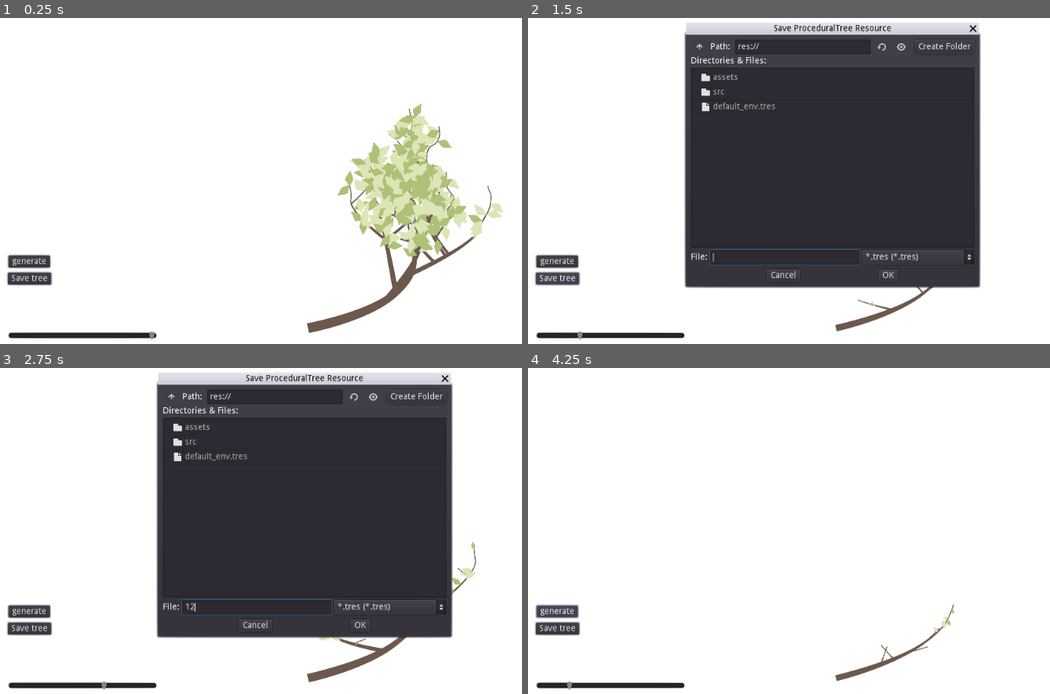
Above: before the commit, frames 1-4 (two rows, left to right).
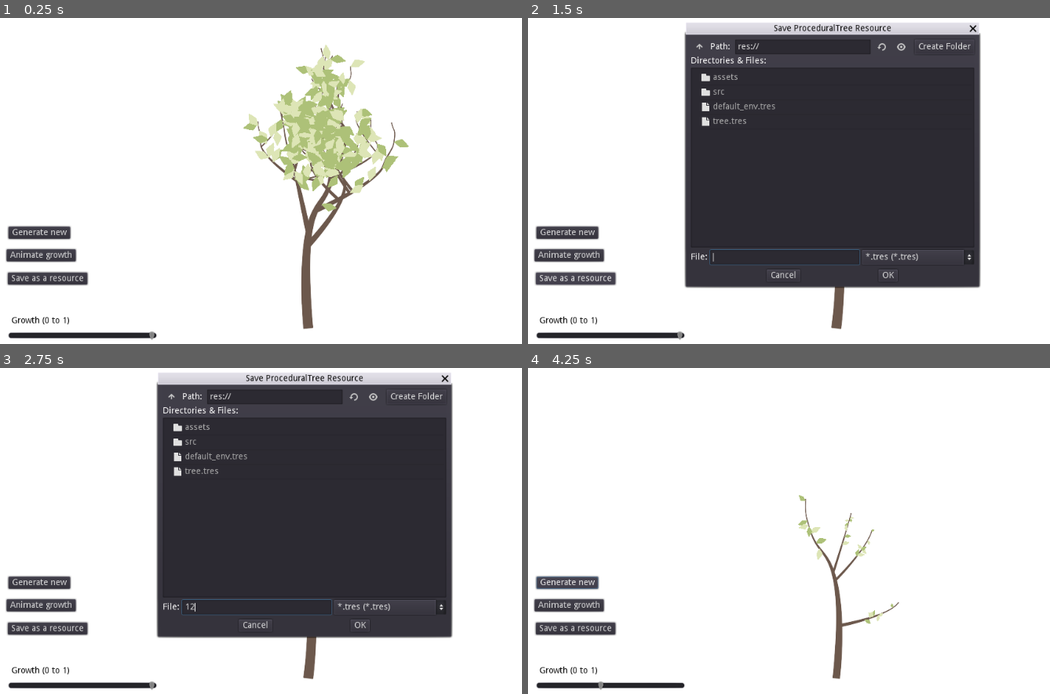
Above: after the commit, the same moments.

Repository: Ariorick/GodotLine2DTrees
Game: Godot game, scene res://src/Main.tscn
Two runs of this game, one before a commit and one after it. Both use one fixed random seed, a clock stepped at 60 frames per second and the inputs below.
Inputs (mouse positions are in pixels of both pictures, inside the frame that each line leads up to):
- Up to frame 1 (0.25 s): no input
- Up to frame 2 (1.5 s): click "generate" (after the commit: "Generate new") at 0.5 s; click "Save tree" (after the commit: "Save as a resource") at 1.25 s
- Up to frame 3 (2.75 s): click (255, 605) at 2.02 s; type "12" at 2.1 s
- Up to frame 4 (4.25 s): click (569, 605) at 2.75 s, where only the run after the commit has a clickable "Animate growth"; click "generate" (after the commit: "Generate new") at 3.5 s

The runs differ from the first frame. In frame 1, 15% of the frame differs, in the area x 1-97%, y 8-97%; in frame 2, 2.5%; in frame 3, 2.8%; in frame 4, 3.2%.

Commit message:
commented falling leaves and branches

Diff:
--- a/assets/tree2.tres
+++ /dev/null
@@ -1,6 +0,0 @@
-[gd_resource type="Resource" load_steps=2 format=2]
-
-[ext_resource path="res://src/Branch.gd" type="Script" id=1]
-
-[resource]
-script = ExtResource( 1 )
--- a/src/Main.gd
+++ b/src/Main.gd
@@ -9,9 +9,11 @@
 func _on_Button_pressed():
 	for tree in $Trees.get_children():
 		tree.generate()
+
+
+func _on_AnimateButton_pressed():
 	$AnimationPlayer.stop()
 	$AnimationPlayer.play("growth")
-
 
 func _on_HSlider_value_changed(value):
 	for tree in $Trees.get_children():
--- a/src/Main.tscn
+++ b/src/Main.tscn
@@ -1,8 +1,7 @@
-[gd_scene load_steps=6 format=2]
+[gd_scene load_steps=5 format=2]
 
 [ext_resource path="res://src/tree/ProceduralTree.tscn" type="PackedScene" id=1]
 [ext_resource path="res://src/Main.gd" type="Script" id=2]
-[ext_resource path="res://assets/images/leaf.png" type="Texture" id=3]
 
 [sub_resource type="Animation" id=2]
 resource_name = "RESET"
@@ -45,24 +44,27 @@
 
 [node name="ProceduralTree" parent="Trees" instance=ExtResource( 1 )]
 position = Vector2( 518, 574 )
-first_angle = 1.194
-trunk_color = Color( 0.423529, 0.345098, 0.298039, 1 )
-leaf_texture = ExtResource( 3 )
-leaf_scale = 0.09
 
 [node name="Button" type="Button" parent="."]
 margin_left = 29.0
-margin_top = 455.0
+margin_top = 408.0
 margin_right = 97.0
-margin_bottom = 475.0
-text = "generate"
+margin_bottom = 428.0
+text = "Generate new"
+
+[node name="AnimateButton" type="Button" parent="."]
+margin_left = 26.0
+margin_top = 445.0
+margin_right = 94.0
+margin_bottom = 465.0
+text = "Animate growth"
 
 [node name="SaveButton" type="Button" parent="."]
 margin_left = 28.0
 margin_top = 483.0
 margin_right = 99.0
 margin_bottom = 503.0
-text = "Save tree"
+text = "Save as a resource"
 
 [node name="AnimationPlayer" type="AnimationPlayer" parent="."]
 playback_speed = 0.3
@@ -90,7 +92,16 @@
 mode_overrides_title = false
 filters = PoolStringArray( "*.tres" )
 
+[node name="Label" type="Label" parent="."]
+margin_left = 34.0
+margin_top = 555.0
+margin_right = 129.0
+margin_bottom = 569.0
+custom_colors/font_color = Color( 0, 0, 0, 1 )
+text = "Growth (0 to 1)"
+
 [connection signal="pressed" from="Button" to="." method="_on_Button_pressed"]
+[connection signal="pressed" from="AnimateButton" to="." method="_on_AnimateButton_pressed"]
 [connection signal="pressed" from="SaveButton" to="." method="_on_SaveButton_pressed"]
 [connection signal="value_changed" from="HSlider" to="." method="_on_HSlider_value_changed"]
 [connection signal="file_selected" from="CanvasLayer/FileDialog" to="." method="_on_FileDialog_file_selected"]
--- a/src/tree/BranchLine2D.gd
+++ b/src/tree/BranchLine2D.gd
@@ -4,22 +4,23 @@
 # public vars
 var position_on_branch: float
 var order: int
-var viewport_container: ViewportContainer
 var leaf_count: int
 var leaf_texture: Texture
 var leaf_scale: float = 1.0
+var leaf_color1: Color
+var leaf_color2: Color
 var growth: float = 1.0
 
-var viewport: Viewport
 var tween: Tween
-var sprite: Sprite
 
 onready var start_width = width
 onready var start_position = position
 onready var path = points
 
+
+var broken := false
+
 func _ready():
-	viewport = viewport_container.get_child(0)
 	if order > 1:
 		tween = Tween.new()
 		add_child(tween)
@@ -32,7 +33,7 @@
 
 
 func add_sprite(position_on_branch: float, rotation: float):
-	sprite = LeafSprite.new()
+	var sprite = LeafSprite.new()
 	sprite.position_on_branch = position_on_branch
 	sprite.centered = false
 	sprite.z_index = 1
@@ -41,21 +42,28 @@
 	sprite.scale = Vector2.ONE * leaf_scale
 	sprite.rotation = rotation
 	if Random.boolean():
-		sprite.modulate = Color("#DDE5B6")
+		sprite.modulate = leaf_color1
 	else:
-		sprite.modulate = Color("#ADC178")
+		sprite.modulate = leaf_color2
 	add_child(sprite)
 
 func _process(delta):
+	#Branches braking off
+#	if OS.get_ticks_msec() > 10000 and order > 2 and randf() < 0.001:
+#		reparent()
+#		broken = true
+#	if broken:
+#		global_position += Vector2(-1, 3)
+#		rotation -= 0.01
+#		return
+
 	var own_growth = growth
 	var order_k = order + 1
 	if order_k > 1:
 		own_growth = max(0, growth * (order_k- 1) - (order_k-2))
 
 
-#	scale = Vector2.ONE * own_growth
 	var new_points = Array(path)
-#	points = PoolVector2Array(new_points.slice((path.size() - 1) * (1-own_growth), path.size() - 1))
 	points = PoolVector2Array(new_points.slice(0, (path.size() - 1) * (own_growth)))
 	position = start_position - points[0] * own_growth
 	width = start_width * own_growth
@@ -78,3 +86,10 @@
 
 func on_tween_completed(object, key):
 	start_tween()
+
+func reparent():
+	var saved_position = global_position
+	var new_parent = find_parent("TreeBase")
+	get_parent().remove_child(self)
+	new_parent.add_child(self)
+	global_position = saved_position
--- a/src/tree/LeafSprite.gd
+++ b/src/tree/LeafSprite.gd
@@ -3,19 +3,21 @@
 
 var position_on_branch: float
 onready var start_position = position
-onready var created_time = OS.get_ticks_msec()
 
 func _ready():
 	set_process(false)
-	yield(get_tree().create_timer(Random.f_range(1, 50)), "timeout")
+	# Falling leaves
+#	yield(get_tree().create_timer(Random.f_range(1, 50)), "timeout")
+#	reparent()
+#	set_process(true)
 
+func _process(delta):
+	rotation += 0.02
+	global_position += Vector2(-4, 1)
+
+func reparent():
 	var saved_position = global_position
 	var new_parent = find_parent("TreeBase")
 	get_parent().remove_child(self)
 	new_parent.add_child(self)
 	global_position = saved_position
-	set_process(true)
-
-func _process(delta):
-	rotation += 0.02
-	global_position += Vector2(-4, 1)
--- a/src/tree/ProceduralTree.gd
+++ b/src/tree/ProceduralTree.gd
@@ -13,11 +13,15 @@
 export(float, 0, 1000) var first_length = 200.0
 
 export var ___ = 'Visual Settings'
-export var trunk_color = Color.black
+export(float, 0, 1) var growth = 1.0
+
+export var trunk_color = Color("#6c584c")
+
 export(int, 0, 20) var leaf_count = 7
 export(Texture) var leaf_texture: Texture
 export(float, 0, 10) var leaf_scale = 1.0
-export(float, 0, 1) var growth = 1.0
+export(Color) var leaf_color1 = Color("#DDE5B6")
+export(Color) var leaf_color2 = Color("#ADC178")
 
 
 var root: BranchLine2D
@@ -34,10 +38,10 @@
 
 func draw():
 	delete_children($TreeBase)
-	delete_children($ViewportContainer/Viewport)
 	root = draw_branch(tree, null, null)
 
 
+# Create new Branch resource, representing the tree
 func create_tree(length: int, order: int) -> Branch:
 	var root := Branch.new()
 	root.order = order
@@ -67,13 +71,15 @@
 func _process(delta):
 	root.growth = pow(growth, 0.35)
 
+# Use Branch to make new Line2D's
 func draw_branch(branch: Branch, parent_line, parent_branch) -> BranchLine2D:
 	var line := BranchLine2D.new()
 	line.order = branch.order
-	line.viewport_container = $ViewportContainer
 	line.leaf_texture = leaf_texture
 	line.leaf_scale = leaf_scale
 	line.leaf_count = leaf_count
+	line.leaf_color1 = leaf_color1
+	line.leaf_color2 = leaf_color2
 
 	line.default_color = trunk_color
 	line.antialiased = true
--- a/src/tree/ProceduralTree.tscn
+++ b/src/tree/ProceduralTree.tscn
@@ -1,28 +1,11 @@
-[gd_scene load_steps=4 format=2]
+[gd_scene load_steps=3 format=2]
 
 [ext_resource path="res://src/tree/ProceduralTree.gd" type="Script" id=1]
-[ext_resource path="res://assets/images/big_circle.png" type="Texture" id=2]
-
-[sub_resource type="World" id=1]
+[ext_resource path="res://src/tree/leaf.png" type="Texture" id=2]
 
 [node name="ProceduralTree" type="Node2D"]
 script = ExtResource( 1 )
 leaf_texture = ExtResource( 2 )
-leaf_scale = 0.3
+leaf_scale = 0.09
 
 [node name="TreeBase" type="Node2D" parent="."]
-
-[node name="ViewportContainer" type="ViewportContainer" parent="."]
-modulate = Color( 0, 0.835294, 1, 0.780392 )
-margin_left = -550.0
-margin_top = -600.0
-margin_right = 474.0
-mouse_filter = 2
-
-[node name="Viewport" type="Viewport" parent="ViewportContainer"]
-size = Vector2( 1024, 600 )
-own_world = true
-world = SubResource( 1 )
-transparent_bg = true
-handle_input_locally = false
-render_target_update_mode = 3
--- /dev/null
+++ b/tree.tres
@@ -0,0 +1,402 @@
+[gd_resource type="Resource" load_steps=58 format=2]
+
+[ext_resource path="res://src/Branch.gd" type="Script" id=1]
+
+[sub_resource type="Resource" id=1]
+script = ExtResource( 1 )
+order = 4
+path = PoolVector2Array( 0, 0, -44.1259, -23.514, -42.8918, -48.4835, -43.1872, -65.1475, -41.4245, -77.5226 )
+start_in_parent = 0.474509
+branches = [  ]
+
+[sub_resource type="Resource" id=2]
+script = ExtResource( 1 )
+order = 4
+path = PoolVector2Array( 0, 0, -36.7235, -33.9321, -30.8845, -58.2406, -34.3846, -74.5356, -33.5217, -87.0058 )
+start_in_parent = 0.289996
+branches = [  ]
+
+[sub_resource type="Resource" id=3]
+script = ExtResource( 1 )
+order = 3
+path = PoolVector2Array( 0, 0, -50.7539, -43.226, -44.3491, -75.9382, -45.9411, -98.1033, -45.2156, -114.754, -48.6084, -127.649 )
+start_in_parent = 0.421896
+branches = [ SubResource( 1 ), SubResource( 2 ) ]
+
+[sub_resource type="Resource" id=4]
+script = ExtResource( 1 )
+order = 5
+path = PoolVector2Array( 0, 0, 5.75244, -39.5842, 13.2713, -58.117, 9.25225, -70.8302 )
+start_in_parent = 0.586949
+branches = [  ]
+
+[sub_resource type="Resource" id=5]
+script = ExtResource( 1 )
+order = 4
+path = PoolVector2Array( 0, 0, -8.22571, -49.3187, -14.3916, -73.5464, -13.7453, -90.2006, -15.9319, -102.508 )
+start_in_parent = 0.478808
+branches = [ SubResource( 4 ) ]
+
+[sub_resource type="Resource" id=6]
+script = ExtResource( 1 )
+order = 5
+path = PoolVector2Array( 0, 0, -35.7401, -17.9623, -35.4393, -37.9601, -38.1275, -51.0196 )
+start_in_parent = 0.351825
+branches = [  ]
+
+[sub_resource type="Resource" id=7]
+script = ExtResource( 1 )
+order = 4
+path = PoolVector2Array( 0, 0, -7.84333, -49.381, -15.0356, -73.3241, -16.2262, -89.9482, -14.9695, -102.385 )
+start_in_parent = 0.463361
+branches = [ SubResource( 6 ) ]
+
+[sub_resource type="Resource" id=8]
+script = ExtResource( 1 )
+order = 3
+path = PoolVector2Array( 0, 0, -45.9839, -48.2693, -59.4094, -78.7794, -56.2578, -100.777, -58.861, -117.239, -61.3823, -130.332 )
+start_in_parent = 0.365562
+branches = [ SubResource( 5 ), SubResource( 7 ) ]
+
+[sub_resource type="Resource" id=9]
+script = ExtResource( 1 )
+order = 5
+path = PoolVector2Array( 0, 0, 30.366, -26.0366, 19.6283, -42.9097, 15.9301, -55.7199 )
+start_in_parent = 0.231757
+branches = [  ]
+
+[sub_resource type="Resource" id=10]
+script = ExtResource( 1 )
+order = 4
+path = PoolVector2Array( 0, 0, -11.424, -48.6774, -18.6307, -72.6162, -12.8015, -88.2302, -11.6778, -100.68 )
+start_in_parent = 0.446897
+branches = [ SubResource( 9 ) ]
+
+[sub_resource type="Resource" id=11]
+script = ExtResource( 1 )
+order = 5
+path = PoolVector2Array( 0, 0, 8.4081, -39.1063, 14.0096, -58.3059, 10.6921, -71.2199 )
+start_in_parent = 0.291688
+branches = [  ]
+
+[sub_resource type="Resource" id=12]
+script = ExtResource( 1 )
+order = 4
+path = PoolVector2Array( 0, 0, -44.2436, -23.2917, -55.8244, -45.4476, -49.896, -61.0242, -52.709, -73.2036 )
+start_in_parent = 0.624756
+branches = [ SubResource( 11 ) ]
+
+[sub_resource type="Resource" id=13]
+script = ExtResource( 1 )
+order = 3
+path = PoolVector2Array( 0, 0, -46.2938, -47.9722, -27.0512, -75.1905, -34.6929, -96.0575, -30.8577, -112.277, -29.072, -125.49 )
+start_in_parent = 0.277806
+branches = [ SubResource( 10 ), SubResource( 12 ) ]
+
+[sub_resource type="Resource" id=14]
+script = ExtResource( 1 )
+order = 2
+path = PoolVector2Array( 0, 0, 10.2598, -99.4723, 32.6897, -144.159, 35.4639, -177.377, 38.8456, -202.147, 41.6127, -221.955, 42.3943, -238.603 )
+start_in_parent = 0.617573
+branches = [ SubResource( 3 ), SubResource( 8 ), SubResource( 13 ) ]
+
+[sub_resource type="Resource" id=15]
+script = ExtResource( 1 )
+order = 5
+path = PoolVector2Array( 0, 0, 29.6983, -26.7958, 39.2215, -44.3829, 37.6391, -57.622 )
+start_in_parent = 0.269428
+branches = [  ]
+
+[sub_resource type="Resource" id=16]
+script = ExtResource( 1 )
+order = 4
+path = PoolVector2Array( 0, 0, 7.26513, -49.4694, 0.801467, -73.6193, -2.95555, -89.857, -2.10727, -102.328 )
+start_in_parent = 0.544917
+branches = [ SubResource( 15 ) ]
+
+[sub_resource type="Resource" id=17]
+script = ExtResource( 1 )
+order = 5
+path = PoolVector2Array( 0, 0, -2.56282, -39.9178, -3.17195, -59.9085, -6.95318, -72.6945 )
+start_in_parent = 0.618118
+branches = [  ]
+
+[sub_resource type="Resource" id=18]
+script = ExtResource( 1 )
+order = 4
+path = PoolVector2Array( 0, 0, -1.84727, -49.9659, -9.44349, -73.7839, -10.9814, -90.3794, -10.8718, -102.879 )
+start_in_parent = 0.517772
+branches = [ SubResource( 17 ) ]
+
+[sub_resource type="Resource" id=19]
+script = ExtResource( 1 )
+order = 3
+path = PoolVector2Array( 0, 0, 14.756, -65.0131, 14.1459, -98.3409, 20.3375, -119.683, 20.2766, -136.35, 19.7428, -149.672 )
+start_in_parent = 0.467795
+branches = [ SubResource( 16 ), SubResource( 18 ) ]
+
+[sub_resource type="Resource" id=20]
+script = ExtResource( 1 )
+order = 5
+path = PoolVector2Array( 0, 0, 12.3481, -38.0464, 23.5513, -54.614, 21.2343, -67.7444 )
+start_in_parent = 0.430892
+branches = [  ]
+
+[sub_resource type="Resource" id=21]
+script = ExtResource( 1 )
+order = 4
+path = PoolVector2Array( 0, 0, -10.5163, -48.8816, -13.8394, -73.6597, -19.3278, -89.3968, -18.6495, -101.878 )
+start_in_parent = 0.466781
+branches = [ SubResource( 20 ) ]
+
+[sub_resource type="Resource" id=22]
+script = ExtResource( 1 )
+order = 5
+path = PoolVector2Array( 0, 0, -18.6014, -35.4117, -8.46355, -52.6519, -7.11182, -65.9165 )
+start_in_parent = 0.356534
+branches = [  ]
+
+[sub_resource type="Resource" id=23]
+script = ExtResource( 1 )
+order = 4
+path = PoolVector2Array( 0, 0, -24.5053, -43.5831, -24.9435, -68.5793, -18.7594, -84.0562, -20.7715, -96.3932 )
+start_in_parent = 0.22307
+branches = [ SubResource( 22 ) ]
+
+[sub_resource type="Resource" id=24]
+script = ExtResource( 1 )
+order = 3
+path = PoolVector2Array( 0, 0, 49.0588, -45.1407, 65.3591, -74.2166, 56.6462, -94.6595, 51.5444, -110.526, 50.2901, -123.8 )
+start_in_parent = 0.28566
+branches = [ SubResource( 21 ), SubResource( 23 ) ]
+
+[sub_resource type="Resource" id=25]
+script = ExtResource( 1 )
+order = 5
+path = PoolVector2Array( 0, 0, 38.0619, -12.3, 33.3699, -31.7419, 34.7781, -45.0006 )
+start_in_parent = 0.43179
+branches = [  ]
+
+[sub_resource type="Resource" id=26]
+script = ExtResource( 1 )
+order = 4
+path = PoolVector2Array( 0, 0, 46.0765, -19.4154, 56.3043, -42.2275, 62.0237, -57.8821, 60.0127, -70.2193 )
+start_in_parent = 0.2992
+branches = [ SubResource( 25 ) ]
+
+[sub_resource type="Resource" id=27]
+script = ExtResource( 1 )
+order = 3
+path = PoolVector2Array( 0, 0, -47.185, -47.0959, -52.1456, -80.058, -59.7702, -100.931, -60.8216, -117.565, -64.0811, -130.494 )
+start_in_parent = 0.574245
+branches = [ SubResource( 26 ) ]
+
+[sub_resource type="Resource" id=28]
+script = ExtResource( 1 )
+order = 2
+path = PoolVector2Array( 0, 0, 32.5654, -94.5489, 50.2736, -141.308, 51.2055, -174.628, 45.4786, -198.964, 48.5392, -218.728, 50.2099, -235.311 )
+start_in_parent = 0.471673
+branches = [ SubResource( 19 ), SubResource( 24 ), SubResource( 27 ) ]
+
+[sub_resource type="Resource" id=29]
+script = ExtResource( 1 )
+order = 5
+path = PoolVector2Array( 0, 0, 6.25051, -39.5086, 15.5638, -57.2078, 16.17, -70.5274 )
+start_in_parent = 0.698264
+branches = [  ]
+
+[sub_resource type="Resource" id=30]
+script = ExtResource( 1 )
+order = 4
+path = PoolVector2Array( 0, 0, 24.9119, -43.352, 13.0525, -65.3601, 13.099, -82.0267, 11.7009, -94.4483 )
+start_in_parent = 0.509171
+branches = [ SubResource( 29 ) ]
+
+[sub_resource type="Resource" id=31]
+script = ExtResource( 1 )
+order = 5
+path = PoolVector2Array( 0, 0, -6.23984, -39.5103, -4.43071, -59.4283, -9.00564, -71.9522 )
+start_in_parent = 0.699304
+branches = [  ]
+
+[sub_resource type="Resource" id=32]
+script = ExtResource( 1 )
+order = 4
+path = PoolVector2Array( 0, 0, -48.1566, -13.4513, -62.0542, -34.2325, -59.9471, -50.7654, -61.1662, -63.2058 )
+start_in_parent = 0.657624
+branches = [ SubResource( 31 ) ]
+
+[sub_resource type="Resource" id=33]
+script = ExtResource( 1 )
+order = 3
+path = PoolVector2Array( 0, 0, 56.2174, -35.8337, 74.7482, -63.5414, 65.49, -83.7432, 69.6952, -99.8706, 69.0167, -113.187 )
+start_in_parent = 0.685856
+branches = [ SubResource( 30 ), SubResource( 32 ) ]
+
+[sub_resource type="Resource" id=34]
+script = ExtResource( 1 )
+order = 5
+path = PoolVector2Array( 0, 0, -6.98949, -39.3846, 5.00954, -55.3853, 0.38961, -67.8927 )
+start_in_parent = 0.69441
+branches = [  ]
+
+[sub_resource type="Resource" id=35]
+script = ExtResource( 1 )
+order = 4
+path = PoolVector2Array( 0, 0, -23.4964, -44.1353, -26.0739, -69.002, -22.857, -85.3553, -23.5882, -97.8339 )
+start_in_parent = 0.217105
+branches = [ SubResource( 34 ) ]
+
+[sub_resource type="Resource" id=36]
+script = ExtResource( 1 )
+order = 5
+path = PoolVector2Array( 0, 0, -34.5467, -20.1625, -46.0603, -36.516, -50.519, -49.0817 )
+start_in_parent = 0.337535
+branches = [  ]
+
+[sub_resource type="Resource" id=37]
+script = ExtResource( 1 )
+order = 4
+path = PoolVector2Array( 0, 0, -37.8727, -32.6444, -39.008, -57.6186, -37.0914, -74.1747, -33.3802, -86.1111 )
+start_in_parent = 0.342592
+branches = [ SubResource( 36 ) ]
+
+[sub_resource type="Resource" id=38]
+script = ExtResource( 1 )
+order = 3
+path = PoolVector2Array( 0, 0, 51.5934, -42.2204, 64.5941, -72.914, 69.775, -94.5238, 72.9276, -110.89, 75.885, -123.891 )
+start_in_parent = 0.584555
+branches = [ SubResource( 35 ), SubResource( 37 ) ]
+
+[sub_resource type="Resource" id=39]
+script = ExtResource( 1 )
+order = 5
+path = PoolVector2Array( 0, 0, -36.1731, -17.0736, -40.724, -36.549, -36.031, -49.0291 )
+start_in_parent = 0.536927
+branches = [  ]
+
+[sub_resource type="Resource" id=40]
+script = ExtResource( 1 )
+order = 4
+path = PoolVector2Array( 0, 0, -27.0774, -42.0335, -21.1035, -66.3093, -19.0263, -82.846, -16.8381, -95.153 )
+start_in_parent = 0.396554
+branches = [ SubResource( 39 ) ]
+
+[sub_resource type="Resource" id=41]
+script = ExtResource( 1 )
+order = 3
+path = PoolVector2Array( 0, 0, 21.5225, -63.097, 9.0858, -94.0233, 13.5942, -115.783, 14.5057, -132.425, 17.1055, -145.503 )
+start_in_parent = 0.599988
+branches = [ SubResource( 40 ) ]
+
+[sub_resource type="Resource" id=42]
+script = ExtResource( 1 )
+order = 2
+path = PoolVector2Array( 0, 0, 23.9863, -97.0807, 12.5724, -145.76, 12.1032, -179.09, 13.4683, -204.053, 18.3239, -223.455, 20.5923, -239.966 )
+start_in_parent = 0.425789
+branches = [ SubResource( 33 ), SubResource( 38 ), SubResource( 41 ) ]
+
+[sub_resource type="Resource" id=43]
+script = ExtResource( 1 )
+order = 5
+path = PoolVector2Array( 0, 0, 9.80002, -38.7809, 13.6096, -58.4147, 12.6355, -71.7124 )
+start_in_parent = 0.349839
+branches = [  ]
+
+[sub_resource type="Resource" id=44]
+script = ExtResource( 1 )
+order = 4
+path = PoolVector2Array( 0, 0, 2.50953, -49.937, 7.51176, -74.4314, 1.25465, -89.879, -0.344274, -102.276 )
+start_in_parent = 0.229267
+branches = [ SubResource( 43 ) ]
+
+[sub_resource type="Resource" id=45]
+script = ExtResource( 1 )
+order = 3
+path = PoolVector2Array( 0, 0, 54.0874, -38.9743, 56.1987, -72.2407, 48.0189, -92.9027, 45.2427, -109.336, 42.4504, -122.374 )
+start_in_parent = 0.339464
+branches = [ SubResource( 44 ) ]
+
+[sub_resource type="Resource" id=46]
+script = ExtResource( 1 )
+order = 5
+path = PoolVector2Array( 0, 0, 2.7756, -39.9036, 4.45382, -59.833, 6.32471, -73.0345 )
+start_in_parent = 0.499122
+branches = [  ]
+
+[sub_resource type="Resource" id=47]
+script = ExtResource( 1 )
+order = 4
+path = PoolVector2Array( 0, 0, -46.9571, -17.1764, -56.555, -40.2606, -58.2367, -56.8423, -55.4952, -69.0379 )
+start_in_parent = 0.688907
+branches = [ SubResource( 46 ) ]
+
+[sub_resource type="Resource" id=48]
+script = ExtResource( 1 )
+order = 5
+path = PoolVector2Array( 0, 0, 35.842, -17.7582, 42.9249, -36.462, 43.3711, -49.7879 )
+start_in_parent = 0.384258
+branches = [  ]
+
+[sub_resource type="Resource" id=49]
+script = ExtResource( 1 )
+order = 4
+path = PoolVector2Array( 0, 0, 32.0526, -38.3749, 31.1061, -63.3569, 37.5125, -78.7432, 33.6862, -90.6431 )
+start_in_parent = 0.66346
+branches = [ SubResource( 48 ) ]
+
+[sub_resource type="Resource" id=50]
+script = ExtResource( 1 )
+order = 3
+path = PoolVector2Array( 0, 0, 37.6035, -55.0493, 21.556, -84.2655, 14.9901, -105.496, 12.8748, -122.027, 16.2521, -134.926 )
+start_in_parent = 0.223606
+branches = [ SubResource( 47 ), SubResource( 49 ) ]
+
+[sub_resource type="Resource" id=51]
+script = ExtResource( 1 )
+order = 5
+path = PoolVector2Array( 0, 0, -34.2228, -20.7075, -44.2017, -38.0402, -41.6935, -51.1355 )
+start_in_parent = 0.479857
+branches = [  ]
+
+[sub_resource type="Resource" id=52]
+script = ExtResource( 1 )
+order = 4
+path = PoolVector2Array( 0, 0, 32.8818, -37.6668, 18.3811, -58.0317, 12.0371, -73.4438, 8.39054, -85.4001 )
+start_in_parent = 0.304897
+branches = [ SubResource( 51 ) ]
+
+[sub_resource type="Resource" id=53]
+script = ExtResource( 1 )
+order = 5
+path = PoolVector2Array( 0, 0, 2.86069, -39.8976, 13.7348, -56.6831, 17.5132, -69.4699 )
+start_in_parent = 0.469376
+branches = [  ]
+
+[sub_resource type="Resource" id=54]
+script = ExtResource( 1 )
+order = 4
+path = PoolVector2Array( 0, 0, -36.0392, -34.658, -49.4423, -55.7615, -48.6013, -72.4069, -50.1261, -84.8136 )
+start_in_parent = 0.571862
+branches = [ SubResource( 53 ) ]
+
+[sub_resource type="Resource" id=55]
+script = ExtResource( 1 )
+order = 3
+path = PoolVector2Array( 0, 0, -46.2938, -47.9722, -41.477, -80.9556, -40.0983, -103.135, -38.5159, -119.726, -40.0376, -132.973 )
+start_in_parent = 0.537858
+branches = [ SubResource( 52 ), SubResource( 54 ) ]
+
+[sub_resource type="Resource" id=56]
+script = ExtResource( 1 )
+order = 2
+path = PoolVector2Array( 0, 0, -77.6717, -62.985, -105.067, -104.812, -96.3205, -136.977, -91.5633, -161.521, -87.9893, -181.199, -88.3046, -197.862 )
+start_in_parent = 0.673327
+branches = [ SubResource( 45 ), SubResource( 50 ), SubResource( 55 ) ]
+
+[resource]
+script = ExtResource( 1 )
+order = 1
+path = PoolVector2Array( 0, 0, -6.55671e-06, -150, -36.2338, -243.205, -51.7871, -308.032, -42.3274, -357.129, -41.0179, -397.107, -39.4403, -430.403, -36.9291, -458.864 )
+start_in_parent = 0.0
+branches = [ SubResource( 14 ), SubResource( 28 ), SubResource( 42 ), SubResource( 56 ) ]
Binary file removed: assets/images/big_circle.png
Not shown, removed: assets/images/big_circle.png.import
Binary file removed: assets/images/circle.png
Not shown, removed: assets/images/circle.png.import
Renamed: assets/images/leaf.png -> src/tree/leaf.png
Not shown, changed: src/tree/leaf.png.import
